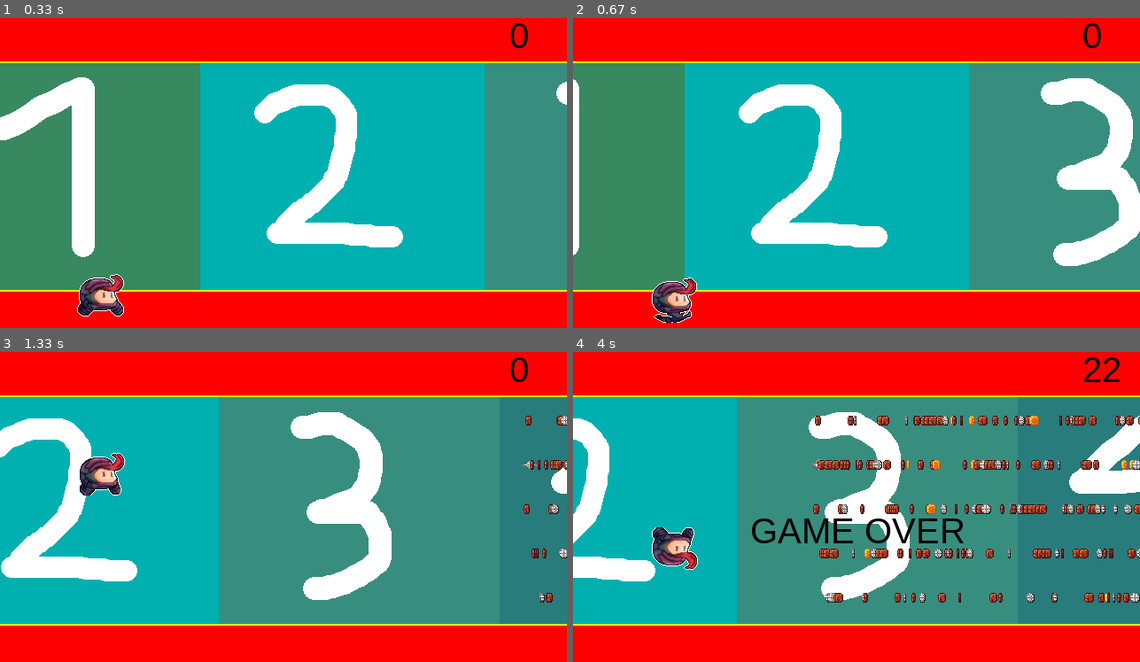
Above: before the commit, frames 1-4 (two rows, left to right).
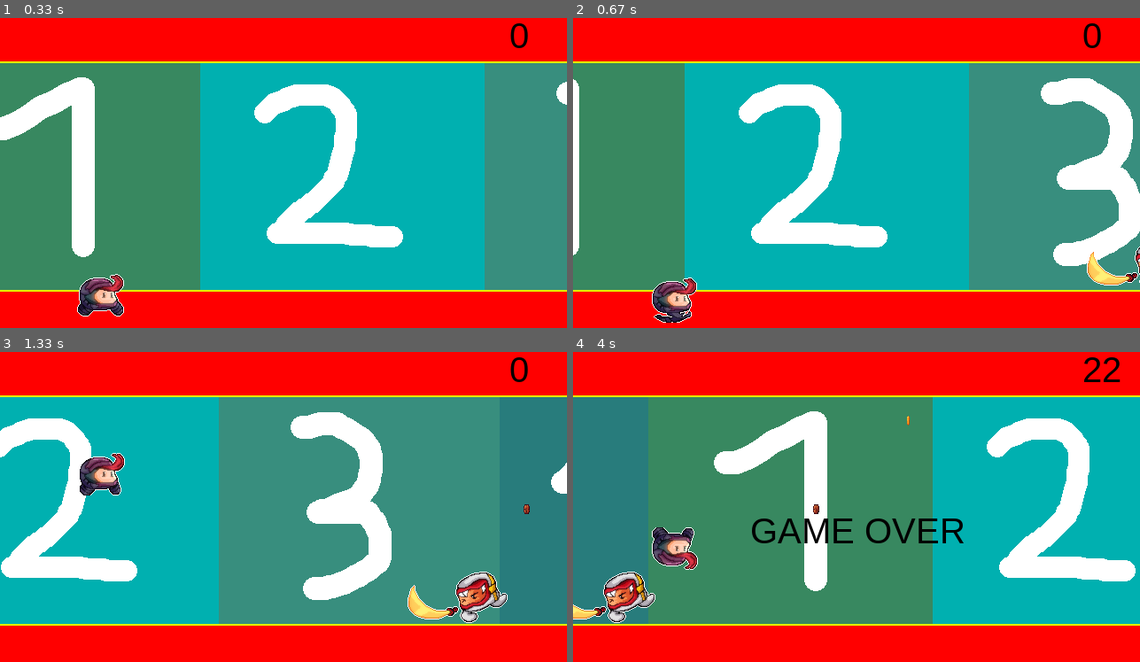
Above: after the commit, the same moments.

Repository: AP-Class-Activities/Final-Project-T-19
Game: pygame game, started from Main/main_loop.py
The game is run twice, just before and just after one commit, with the same random seed, the same clock (stepped at 60 frames per second) and the same inputs.
Inputs:
- Up to frame 1 (0.33 s): no input
- Up to frame 2 (0.67 s): no input
- Up to frame 3 (1.33 s): hold Up from 0.88 s (still down)
- Up to frame 4 (4 s): release Up at 1.35 s; hold Down 1.43-1.73 s; hold Up 1.77-2.13 s; tap K at 1.92 s; hold Down 2.17-2.53 s; hold S 2.17-2.53 s

Frame 1 is identical in both runs. In frame 2, 0.4% of the frame differs, in the area x 90-100%, y 73-87%; in frame 3, 1.8%; in frame 4, 71%, in the area x 0-100%, y 14-88%.

Commit message:
- Added Enemies - Removed player spawner

Diff:
--- a/Main/class__variables.py
+++ b/Main/class__variables.py
@@ -13,6 +13,7 @@
 W, H = 640, 384 #tool o arze windows
 win = screenSize(W,H)
 
+global scrollSpeed
 scrollSpeed = -5 #sorat harekate background
 setBackgroundImage("images/bg.png")
 
@@ -31,99 +32,13 @@
 
 #Classes
 
-class Player:
-
-    def __init__(self,xpos,ypos,width,height,grav,spr):
-        self.alive = True
-        self.xpos = xpos
-        self.ypos = ypos
-        self.width = width
-        self.height = height
-        self.grav = grav #har che ghadr bishtar bashe jazebe bishtare
-        self.sprite = makeSprite(spr,frames=32) #akse player
-        self.xgrav = 1 # age -1 beshe yani jazabe bar aks shode
-        self.inAir = False #in vase ine ke vasat paridan natooni jazabe taghir bedi
-        self.mg = "regG" # in nabashe player toye zamin fooroo mire (zamin kononie player ro taeen mikone)
-
-        ##### marboot be animation va hitbox
-        self.frame = 0
-        self.gframe = 8
-        self.localClock = clock()
-        self.hitbox = (self.xpos - 5.5, self.ypos - 5.5, self.width, self.height)
-
-    def spawn(self):
-        showSprite(self.sprite)
-        if clock() > self.localClock:  ##### marboot be animation
-            self.frame = (self.frame+1)%self.gframe
-            self.localClock += 60
-
-        if self.alive: #check mikone ke player zende hast ya na
-
-            #control player
-
-            if (keyPressed("up") and self.inAir == False and self.mg == "regG"): #kelid bala ro bezanin player mipare bala. hamchenin check mikone ke 1.player toye hava nist 2.player roye zamine (2 baad taghir mikone)
-                playSound(s_jump)
-                self.xgrav = -1                                             #jazebe bar aks mishe
-            elif (keyPressed("down") and self.inAir == False and self.mg == "revG"): #mesle ghabli vali baraye az bala be paeen omadane player (kelid paeen ro bezanim mipare paeen)
-                playSound(s_jump)
-                self.xgrav = 1                                              #jazebe bar migarde halat addi
-
-            self.ypos += (self.grav * self.xgrav) # mokhtasat y player ro hesab mikone
-            moveSprite(self.sprite, self.xpos, self.ypos, True) #bar asas jazabe player tekoon mikhore
-
-
-            if self.ypos >= 320: #in be tor movaghat ye zamin dorost mikone ta player roosh vayste
-                self.xgrav = 0 #baad ina ro be ye class "floor" ya "wall" ke ye objecte jodas montaghel mikonim
-                self.mg = "regG"
-                self.inAir = False
-
-            elif self.ypos <= 64:
-                self.xgrav = 0
-                self.mg = "revG"
-                self.inAir = False
-
-            else:
-                self.inAir = True
-
-            #Animatione player
-            if self.inAir == False:
-                self.gframe = 4
-                if self.mg == "regG" :
-                    changeSpriteImage(self.sprite, 0 * 8 + self.frame)
-                elif self.mg == "revG" :
-                    changeSpriteImage(self.sprite, 1 * 8 + self.frame)
-            elif self.inAir == True:
-                self.gframe = 4
-                if self.mg == "regG" :
-                    #changeSpriteImage(self.sprite, 4 * 4 + self.frame)
-                    changeSpriteImage(self.sprite, 21)
-                elif self.mg == "revG":
-                    #changeSpriteImage(self.sprite, 6 * 4 + self.frame)
-                    changeSpriteImage(self.sprite, 27)
-
-
-            self.hitbox = (self.xpos - 25, self.ypos - 25, self.width, self.height)
-        #pygame.draw.rect(win, (0, 0, 255), self.hitbox, 2)
-
-    def despawn(self): #player mimire va spritesh az bane mire
-        if self.alive == True:
-            self.alive = False
-            print("Player is dead")
-            killSprite(self.sprite)
-            #test music(music momkene ziad boland bashe, check konin)
-            stopSound(mus_test1)
-            playSound(mus_test2, loops=-1) #loop = -1 bashe bi nahyat loop mishe
-
-
 class Spawner:
     def __init__(self,x,y):
         self.x = x
         self.y = y
         self.localClock = clock()
-    def spawnPlayer(self,player):
-        player.spawn()
     def spawnCoin(self):
-        global coinlist , x , Spr , Pt
+        global coinlist , c , Spr , Pt
         Spr = "images/spr_coin1.png"
         Pt = 5
         RanY = [290,240,190,140,90]
@@ -144,16 +59,117 @@
             Pt = 200
 
         if clock() > self.localClock:
-            self.localClock = clock() + 1#RanTimer
+            self.localClock = clock() + RanTimer
             coinlist.append(Coin(self.x, random.choice(RanY),11,11, Spr, Pt))
-        for x in coinlist:
-            x.spawn()
-            if x.collide(pl.hitbox):
-                coinlist.pop(coinlist.index(x))
-                killSprite(x.sprite)
+        for c in coinlist:
+            c.spawn()
+            if c.collide(pl.hitbox):
+                coinlist.pop(coinlist.index(c))
+                killSprite(c.sprite)
                 playSound(s_coin)
-                x.collected = True
-                scoreboard.Addscore(x.point)
+                c.collected = True
+                scoreboard.Addscore(c.point)
+
+
+    def spawnHazard(self):
+        global enemylist, h
+        RanY = [290, 90]
+        RanTimer = random.randrange(7000, 10000) #later should be affected by screen/scroll speed(which increases overtime)
+
+        if clock() > self.localClock:
+            self.localClock = clock() + RanTimer
+            enemylist.append(Enemy(self.x, random.choice(RanY), 113, 58, "images/spr_enemy.png"))
+        for h in enemylist:
+            h.spawn()
+            if h.collide(pl.hitbox):
+                enemylist.pop(enemylist.index(h))
+                killSprite(h.sprite)
+                pl.despawn()
+
+
+class Player:
+
+    def __init__(self,xpos,ypos,width,height,grav,spr):
+        self.alive = True
+        self.xpos = xpos
+        self.ypos = ypos
+        self.width = width
+        self.height = height
+        self.grav = grav #har che ghadr bishtar bashe jazebe bishtare
+        self.sprite = makeSprite(spr,frames=32) #akse player
+        self.xgrav = 1 # age -1 beshe yani jazabe bar aks shode
+        self.inAir = False #in vase ine ke vasat paridan natooni jazabe taghir bedi
+        self.mg = "regG" # in nabashe player toye zamin fooroo mire (zamin kononie player ro taeen mikone)
+
+        ##### marboot be animation va hitbox
+        self.frame = 0
+        self.gframe = 8
+        self.localClock = clock()
+        self.hitbox = (self.xpos - 5.5, self.ypos - 5.5, self.width, self.height)
+
+    def spawn(self):
+        showSprite(self.sprite)
+        if clock() > self.localClock:  ##### marboot be animation
+            self.frame = (self.frame+1)%self.gframe
+            self.localClock += 60
+
+        if self.alive: #check mikone ke player zende hast ya na
+
+            #control player
+
+            if (keyPressed("up") and self.inAir == False and self.mg == "regG"): #kelid bala ro bezanin player mipare bala. hamchenin check mikone ke 1.player toye hava nist 2.player roye zamine (2 baad taghir mikone)
+                playSound(s_jump)
+                self.xgrav = -1                                             #jazebe bar aks mishe
+            elif (keyPressed("down") and self.inAir == False and self.mg == "revG"): #mesle ghabli vali baraye az bala be paeen omadane player (kelid paeen ro bezanim mipare paeen)
+                playSound(s_jump)
+                self.xgrav = 1                                              #jazebe bar migarde halat addi
+
+            self.ypos += (self.grav * self.xgrav) # mokhtasat y player ro hesab mikone
+            moveSprite(self.sprite, self.xpos, self.ypos, True) #bar asas jazabe player tekoon mikhore
+
+
+            if self.ypos >= 320: #in be tor movaghat ye zamin dorost mikone ta player roosh vayste
+                self.xgrav = 0 #baad ina ro be ye class "floor" ya "wall" ke ye objecte jodas montaghel mikonim
+                self.mg = "regG"
+                self.inAir = False
+
+            elif self.ypos <= 64:
+                self.xgrav = 0
+                self.mg = "revG"
+                self.inAir = False
+
+            else:
+                self.inAir = True
+
+            #Animatione player
+            if self.inAir == False:
+                self.gframe = 4
+                if self.mg == "regG" :
+                    changeSpriteImage(self.sprite, 0 * 8 + self.frame)
+                elif self.mg == "revG" :
+                    changeSpriteImage(self.sprite, 1 * 8 + self.frame)
+            elif self.inAir == True:
+                self.gframe = 4
+                if self.mg == "regG" :
+                    #changeSpriteImage(self.sprite, 4 * 4 + self.frame)
+                    changeSpriteImage(self.sprite, 21)
+                elif self.mg == "revG":
+                    #changeSpriteImage(self.sprite, 6 * 4 + self.frame)
+                    changeSpriteImage(self.sprite, 27)
+
+
+            self.hitbox = (self.xpos - 25, self.ypos - 25, self.width, self.height)
+        #pygame.draw.rect(win, (0, 0, 255), self.hitbox, 2)
+
+    def despawn(self): #player mimire va spritesh az bane mire
+        if self.alive == True:
+            self.alive = False
+            print("Player is dead")
+            killSprite(self.sprite)
+            showLabel(gameover)
+            #test music(music momkene ziad boland bashe, check konin)
+            stopSound(mus_test1)
+            playSound(mus_test2, loops=-1) #loop = -1 bashe bi nahyat loop mishe
 
 
 class Coin:
@@ -163,9 +179,9 @@
         self.width = width
         self.height = height
         self.sprite = makeSprite(spr,frames= 8)
+        self.speed = 2
         self.point = point
         self.collected = False
-        self.hitbox = (self.xpos, self.ypos, self.width, self.height)
         self.frame = 0
         self.gframe = 8
         self.localClock = clock()
@@ -177,7 +193,7 @@
                 self.localClock += 60
 
             showSprite(self.sprite)
-            self.xpos -= 2
+            self.xpos -= self.speed
             moveSprite(self.sprite, self.xpos, self.ypos, True)
             changeSpriteImage(self.sprite, 0 * 8 + self.frame)
 
@@ -195,6 +211,38 @@
                 return True
         return False
 
+class Enemy:
+    def __init__(self, xpos, ypos, width, height, spr):
+        self.xpos = xpos
+        self.ypos = ypos
+        self.width = width
+        self.height = height
+        self.sprite = makeSprite(spr,frames=2)
+        self.speed = 3
+        self.point = 0
+
+
+    def spawn(self):
+        showSprite(self.sprite)
+        self.xpos -= self.speed
+        if self.ypos == 90:
+            changeSpriteImage(self.sprite,1)
+        else:
+            changeSpriteImage(self.sprite,0)
+
+        moveSprite(self.sprite, self.xpos, self.ypos, True)
+
+        self.hitbox = (self.xpos - 46.5, self.ypos - 29, self.width - 36, self.height)
+        pygame.draw.rect(win, (0, 0, 255), self.hitbox, 2)
+        if self.xpos < -50:
+            killSprite(self.sprite)
+
+
+    def collide(self, rect):
+        if rect[0] + rect[2] > self.hitbox[0] and rect[0] < self.hitbox[0] + self.hitbox[2]:
+            if rect[1] + rect[3] > self.hitbox[1] and rect[1] < self.hitbox[1] + self.hitbox[3]:
+                return True
+        return False
 
 class ScoreSystem:
     def __init__(self, xpos, ypos,size): #sprite too?
@@ -214,13 +262,6 @@
         showLabel(self.body)
 
 
-class Enemy:
-    def __init__(self,xpos,ypos,spr):
-        self.xpos = xpos
-        self.ypos = ypos
-        self.sprite = makeSprite(spr)
-
-
 class MusicPlayer:
     pass
 
@@ -231,13 +272,14 @@
 global pl
 pl = Player(112,322,45,45,7,"images/SPR_NINJA.png")
 
-spawnerP = Spawner(112,322)
 spawnerC = Spawner(750,322)
+spawnerH = Spawner(750,322)
 
 global scoreboard
 scoreboard = ScoreSystem(575,10,40)
 scoreboard.draw()
 
 coinlist = [Coin(-999, -999,11,11, "images/spr_coin1.png", 20)]
+enemylist = [Enemy(-999, -999,113,58, "images/spr_enemy.png")]
 
 playSound(mus_test1,loops=-1) #turn to class (music player)
--- a/Main/main_loop.py
+++ b/Main/main_loop.py
@@ -11,8 +11,9 @@
 
 while run:
 
-    spawnerP.spawnPlayer(pl)
+    pl.spawn()
     spawnerC.spawnCoin()
+    spawnerH.spawnHazard()
     scrollBackground(scrollSpeed, 0)  # harekate background
 
     # if (keyPressed("left")): #in size windows ro tagheer mide. shayad be dard bokhore baadan.
@@ -37,8 +38,7 @@
 
     if (keyPressed("k")): #kelid k = koshtan player
         pl.despawn()
-        scrollSpeed = 1
-        showLabel(gameover)
+
 
     if (keyPressed("s")):
         scoreboard.Addscore(1)
Binary file added: Main/images/spr_enemy.png
Binary file added: Main/images/spr_enemy1.png
Binary file added: Main/images/spr_enemy2.png
